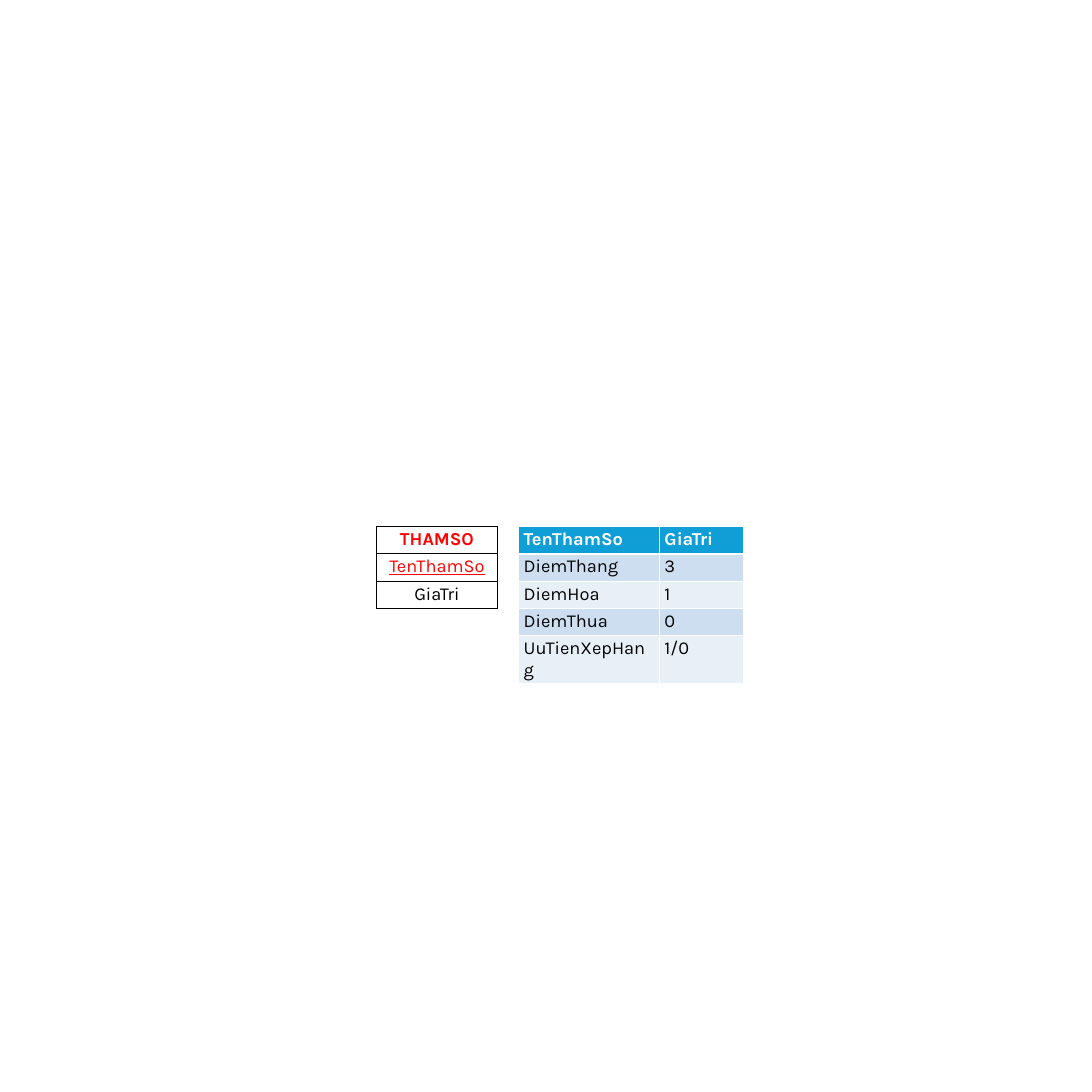
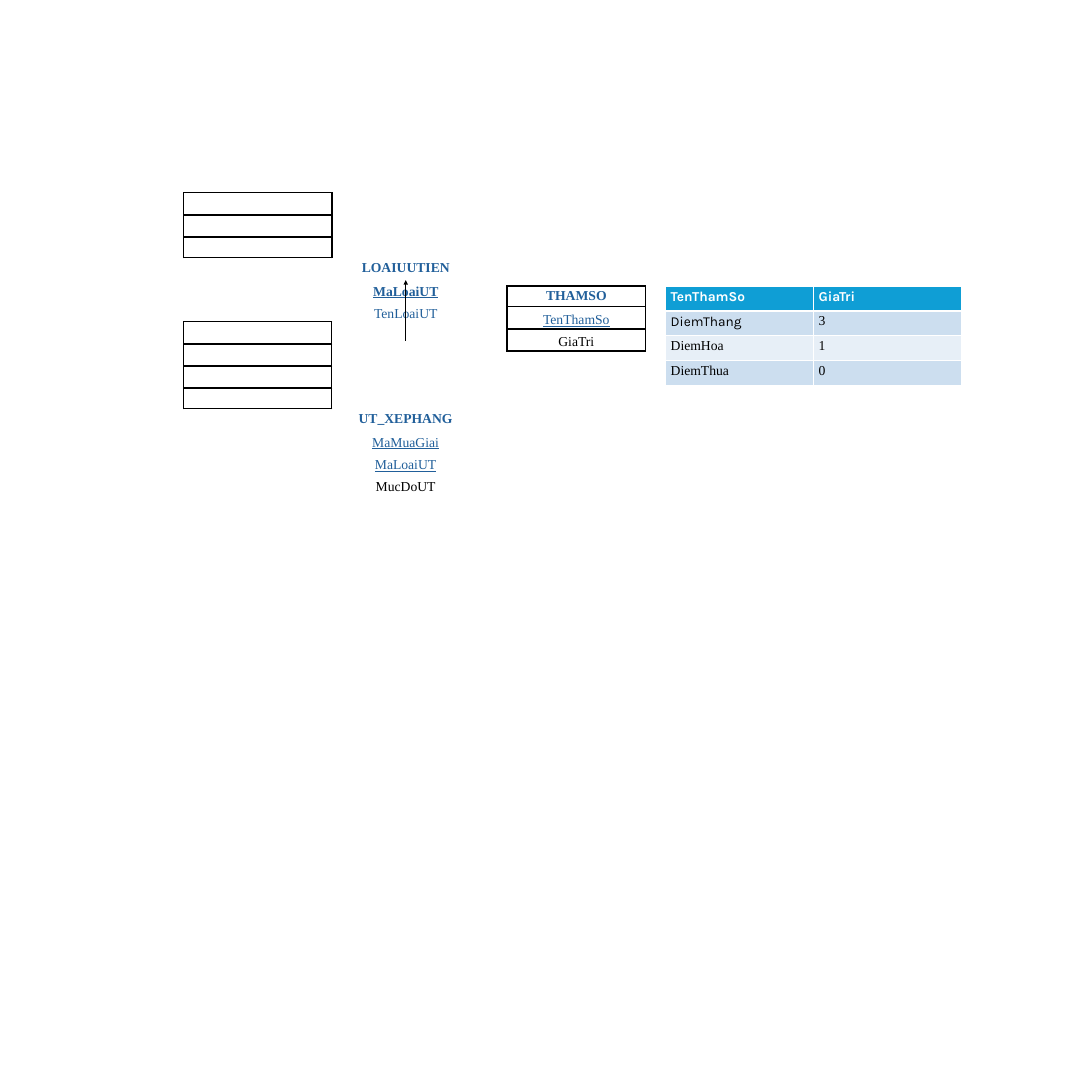
Before and after one commit to leeminsun1205/SE104.P12, a slide deck: slide 3 of Diagrams/DIAGRAM.pptx (slide 2 before the commit). Drawn at 1092x1092 pixels with LibreOffice and Linux fonts; fonts in the diff are those of the drawing. Boxes give left, top, right and bottom in pixels: in the first picture for what was removed or moved away, otherwise in the second. Text is boxed around its words. In the diff, an @@ line names an element or a change of style, - is before the commit and + after.

```diff
--- a/Diagrams/DIAGRAM.pptx
+++ b/Diagrams/DIAGRAM.pptx
@@ table added at [332, 213, 480, 325], 3 rows, 1 columns @@
+LOAIUUTIEN
+MaLoaiUT
+TenLoaiUT
@@ arrow added from (406, 341) to (406, 280), #000000 1 pt @@
@@ table at [507, 286, 645, 352] @@
@@ size 24 to 18 pt, font Karla to Times New Roman @@
@@ text colour #FF0000 to #215F9A in "THAMSO", "TenThamSo" @@
@@ line spacing 1 to 1.3 @@
@@ borders changed @@
@@ table: place and size @@
-table at [376, 526, 497, 608]
+table at [507, 286, 645, 352]
@@ table at [665, 286, 961, 385] @@
-row 5: UuTienXepHang | 1/0
@@ table: place and size @@
-table at [518, 526, 744, 663]
+table at [665, 286, 961, 385]
@@ table added at [331, 342, 479, 495], 4 rows, 1 columns @@
+UT_XEPHANG
+MaMuaGiai
+MaLoaiUT
+MucDoUT
```
Also in this commit, not shown: 3 other slides changed, 5 slides added, 1 slide removed.
